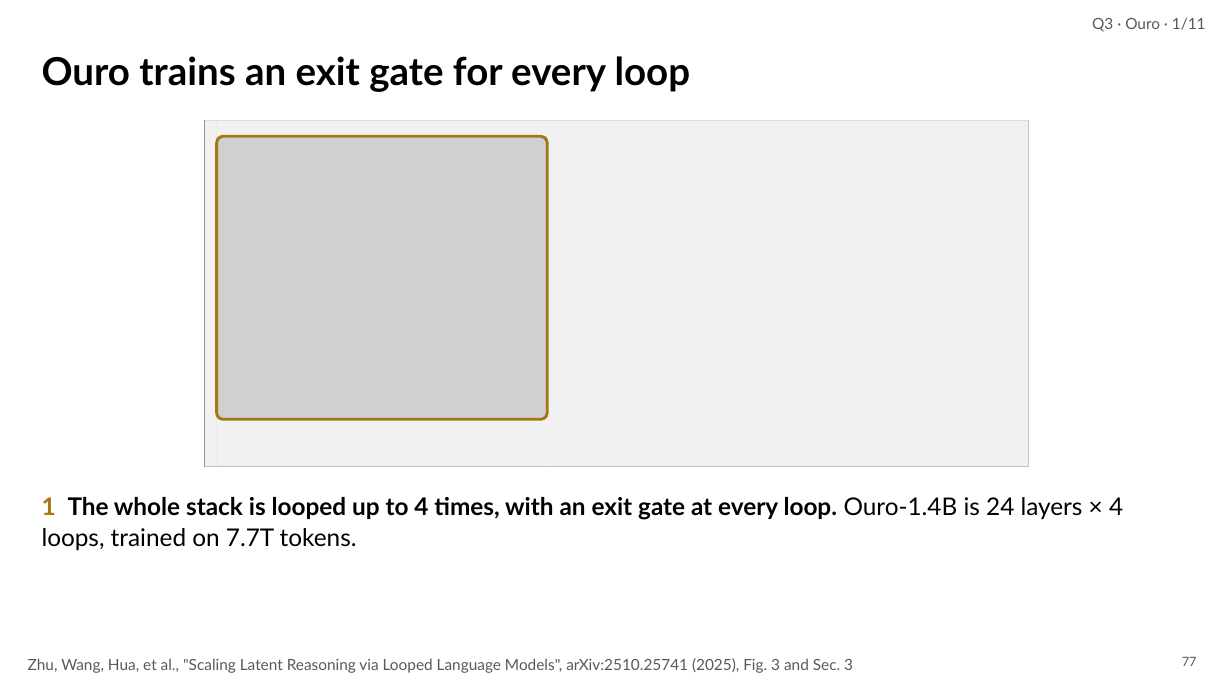
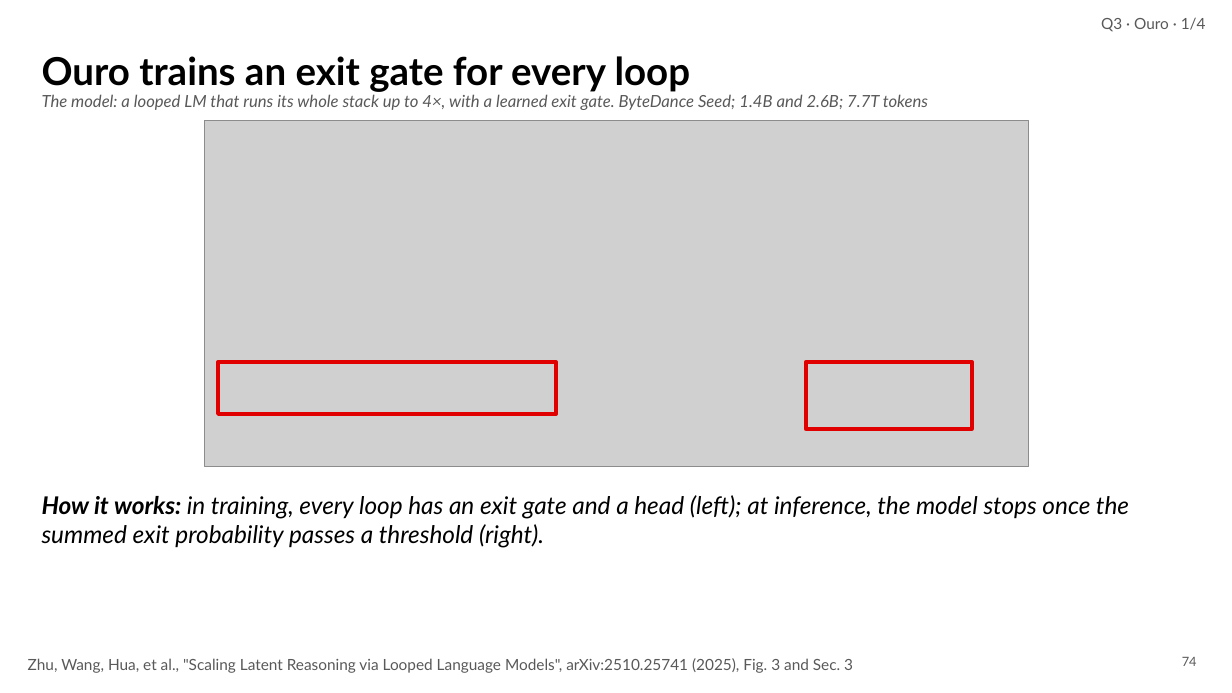
Before and after one commit to irregular6612/agi-hw2, a slide deck: slide 74 of build/out/looped-transformers.pptx (slide 77 before the commit). Drawn at 1232x693 pixels with LibreOffice and Linux fonts; fonts in the diff are those of the drawing; grey boxes stand for pictures. Boxes give left, top, right and bottom in pixels: in the first picture for what was removed or moved away, otherwise in the second. Text is boxed around its words. In the diff, an @@ line names an element or a change of style, - is before the commit and + after.

```diff
--- a/build/out/looped-transformers.pptx
+++ b/build/out/looped-transformers.pptx
@@ text at (1101,17,1206,32): text changed @@
-Q3 · Ouro · 1/11
+Q3 · Ouro · 1/4
@@ text added at (42,94,928,110), 13 pt, text #595959, italic @@
+The model: a looped LM that runs its whole stack up to 4×, with a learned exit gate. ByteDance Seed; 1.4B and 2.6B; 7.7T tokens
@@ rectangle removed at (205,120,217,467) @@
@@ rectangle removed at (217,120,548,136) @@
@@ rounded rectangle removed at (217,137,548,420) @@
@@ rectangle removed at (547,120,1029,467) @@
@@ rectangle: place and size @@
-rectangle at (217,420,548,467)
+rectangle at (218,362,556,414)
@@ rectangle at (218,362,556,414): fill #FFFFFF at 72% opacity to none; outline none to #E00000 3 pt @@
@@ rectangle added at (806,362,972,429), outline #E00000 3 pt @@
@@ text at (42,495,1129,548): text changed; bold off; italic on @@
-1 The whole stack is looped up to 4 times, with an exit gate at every loop. Ouro-1.4B is 24 layers × 4 loops, trained on 7.7T tokens.
+How it works: in training, every loop has an exit gate and a head (left); at inference, the model stops once the summed exit probability passes a threshold (right).
@@ page number at (1182,657,1197,666): text changed @@
-77
+74
```
Also in this commit, not shown: 28 other slides changed, 9 slides added, 35 slides removed, 13 other files.
